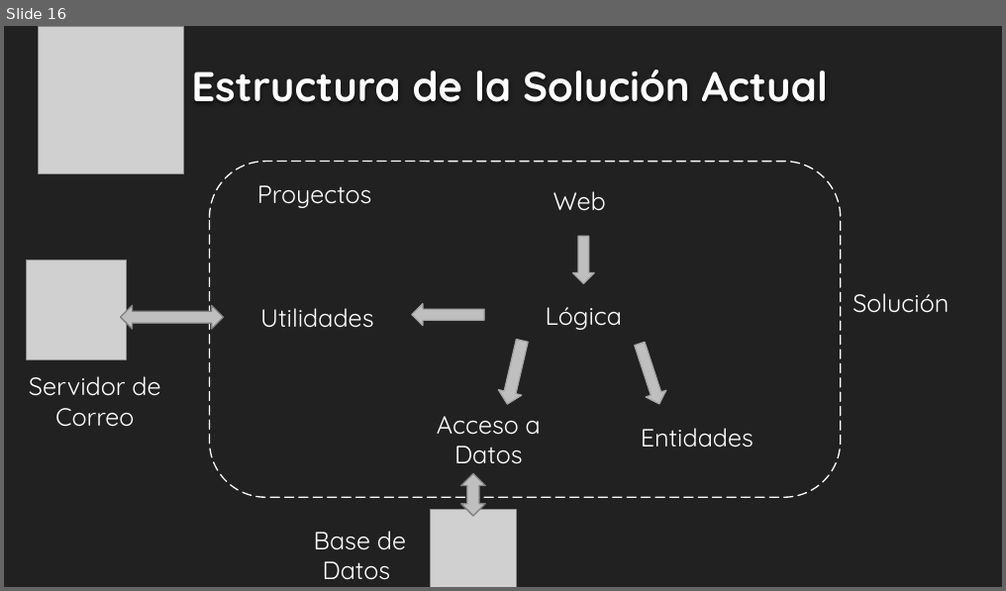
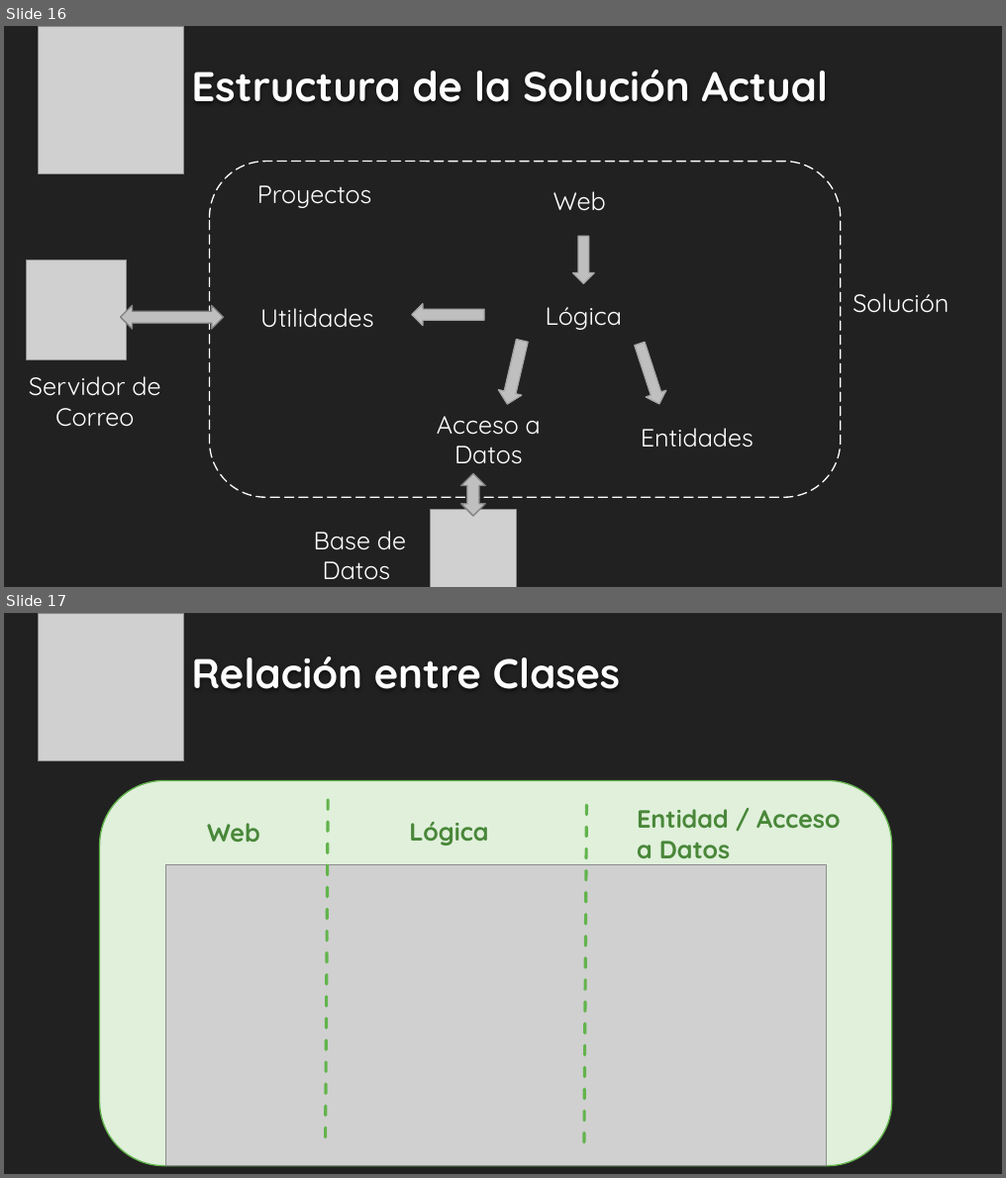
Before and after one commit to fallemand/quegolazo, a slide deck: Documentacion/Presentación Grado de Avances/Presentación Proyecto - Grado de Avances.pptx. Shown one above the other, each under a label of ours: slide 16 before the commit, slides 16 and 17 after it. The pictures are 1006x591 and 1006x1178 pixels, drawn with LibreOffice and Linux fonts; fonts in the diff are those of the drawing; grey boxes stand for pictures; background and template pictures are left out. Boxes give left, top, right and bottom in pixels: in the first picture for what was removed or moved away, otherwise in the second. Text is boxed around its words. In the diff, an @@ line names an element or a change of style, - is before the commit and + after.

```diff
--- a/Documentacion/Presentación Grado de Avances/Presentación Proyecto - Grado de Avances.pptx
+++ b/Documentacion/Presentación Grado de Avances/Presentación Proyecto - Grado de Avances.pptx
@@ slide 17 added at (4,613,1002,1174), background #212121 @@
@@ picture added at (39,613,184,761) @@
@@ text added at (191,657,621,689), 40 pt, text #FEFEFE, bold @@
+Relación entre Clases
@@ rounded rectangle added at (100,780,892,1166), fill #E0F0DB, outline #62B44C 1.25 pt @@
@@ line added from (328, 800) to (325, 1145), #62B44C 3 pt dashed @@
@@ line added from (586, 805) to (584, 1150), #62B44C 3 pt dashed @@
@@ text added at (637,809,840,859), 24 pt, text #498739, bold @@
+Entidad / Acceso a Datos
@@ text added at (207,823,260,842), 24 pt, text #498739, bold @@
+Web
@@ text added at (409,822,488,846), 24 pt, text #498739, bold @@
+Lógica
@@ picture added at (165,864,826,1166) @@
```
Also in this commit, not shown: 2 slides changed, 19 other files.
